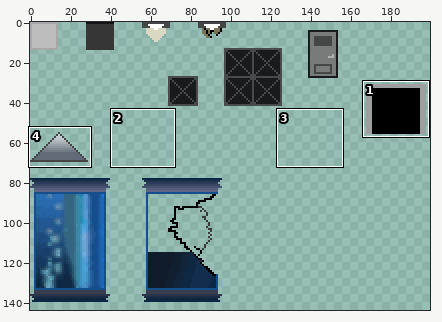
Sprite sheet -- Tile Sets.png. Above: a wide view before the commit, with the close-up outlined.
Close-up. Before the commit:
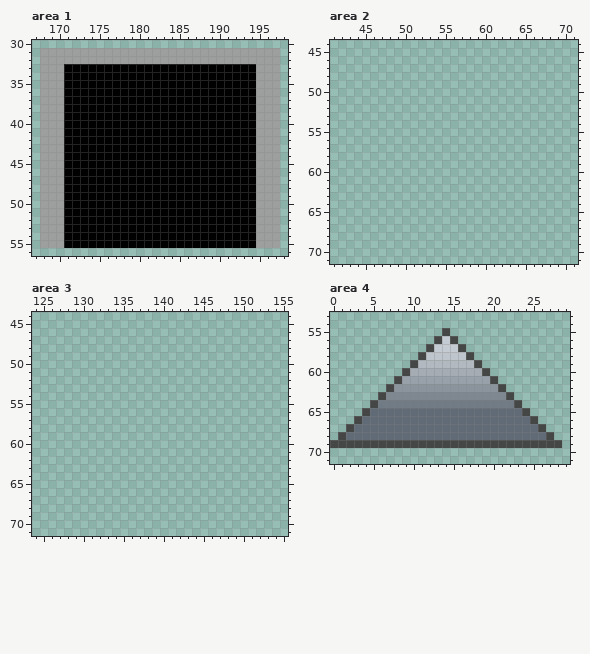
The file is 200x200 pixels. Pixels under 10% opacity are left out. Colours within 5 levels of each other are drawn and written as one. Shown: area 1: x 167..198, y 30..56; area 2: x 41..71, y 44..71; area 3: x 124..155, y 44..71; area 4: x 0..29, y 53..71. The old version is drawn lined up with the new one. The wide view leaves out empty margins. The commit also changed other parts of the picture, which this record leaves out.
The same view after the edit:
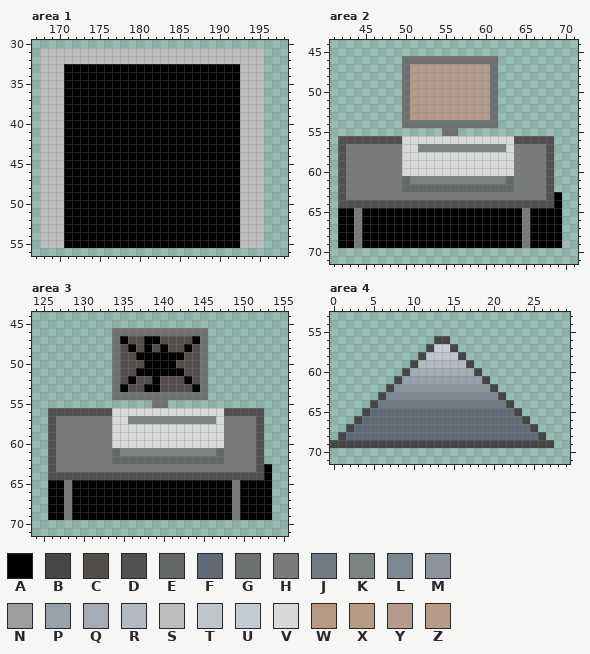
Palette (. is transparent): A #000000  B #454646  C #524d4b  D #515151  E #646967  F #616b77  G #6d7270  H #797b7a  J #717b85  K #7d8380  L #7f8791  M #8b949d  N #9d9f9f  P #98a0a9  Q #a5acb4  R #b2b9c0  S #bdbdbd  T #bfc5cc  U #c5cbd2  V #d7d9d8  W #b59886fe  X #b69986f8  Y #b59a8cf7  Z #b69b8cfe
The edit:
drawings rearranged on the sheet (the old picture shows each at its new place; 7 dropped ones are not shown)
Changed rows in their new state; - is an unchanged pixel.
Area 1:
first column x 168:
31 SSSSSSSSSSSSSSSSSSSSSSSSSSSS..
32 SSSSSSSSSSSSSSSSSSSSSSSSSSSS..
33 SSS----------------------SSS..
34 SSS----------------------SSS..
35 SSS----------------------SSS..
36 SSS----------------------SSS..
37 SSS----------------------SSS..
38 SSS----------------------SSS..
39 SSS----------------------SSS..
40 SSS----------------------SSS..
41 SSS----------------------SSS..
42 SSS----------------------SSS..
43 SSS----------------------SSS..
44 SSS----------------------SSS..
45 SSS----------------------SSS..
46 SSS----------------------SSS..
47 SSS----------------------SSS..
48 SSS----------------------SSS..
49 SSS----------------------SSS..
50 SSS----------------------SSS..
51 SSS----------------------SSS..
52 SSS----------------------SSS..
53 SSS----------------------SSS..
54 SSS----------------------SSS..
55 SSS----------------------SSS..
Area 2:
first column x 42:
46 --------GGGGGGGGGGGG--------
47 --------GZZZZZZZZZZG--------
48 --------GZZZZZZZZZZG--------
49 --------GZZZZZZZZZZG--------
50 --------GZZZZZZZZZZG--------
51 --------GXZZZZZZZZZG--------
52 --------GWWZZZZZZZZG--------
53 --------GWWWZZZZZZYG--------
54 --------GGGGGGGGGGGG--------
55 -------------GG-------------
56 DDDDDDDDVVVVVVVVVVVVVVDDDDD-
57 DHHHHHHHVVKKKKKKKKKKKVHHHHD-
58 DHHHHHHHVVVVVVVVVVVVVVHHHHD-
59 DHHHHHHHVVVVVVVVVVVVVVHHHHD-
60 DHHHHHHHVVVVVVVVVVVVVVHHHHD-
61 DHHHHHHHEKKKKKKKKKKKKEHHHHD-
62 DHHHHHHHEEEEEEEEEEEEEEHHHHD-
63 DHHHHHHHHHHHHHHHHHHHHHHHHHDA
64 DDDDDDDDDDDDDDDDDDDDDDDDDDDA
65 AAHAAAAAAAAAAAAAAAAAAAAHAAAA
66 AAHAAAAAAAAAAAAAAAAAAAAHAAAA
67 AAHAAAAAAAAAAAAAAAAAAAAHAAAA
68 AAHAAAAAAAAAAAAAAAAAAAAHAAAA
69 AAHAAAAAAAAAAAAAAAAAAAAHAAAA
Area 3:
first column x 126:
46 --------GGGGGGGGGGGG--------
47 --------GACCAACCCCAG--------
48 --------GCACACACCACG--------
49 --------GCCAAAAAACCG--------
50 --------GCCCAAAACCCG--------
51 --------GCCAAAAAACCG--------
52 --------GCACCACCCACG--------
53 --------GACCAACCCCAG--------
54 --------GGGGGGGGGGGG--------
55 -------------GG-------------
56 DDDDDDDDVVVVVVVVVVVVVVDDDDD-
57 DHHHHHHHVVKKKKKKKKKKKVHHHHD-
58 DHHHHHHHVVVVVVVVVVVVVVHHHHD-
59 DHHHHHHHVVVVVVVVVVVVVVHHHHD-
60 DHHHHHHHVVVVVVVVVVVVVVHHHHD-
61 DHHHHHHHEKKKKKKKKKKKKEHHHHD-
62 DHHHHHHHEEEEEEEEEEEEEEHHHHD-
63 DHHHHHHHHHHHHHHHHHHHHHHHHHDA
64 DDDDDDDDDDDDDDDDDDDDDDDDDDDA
65 AAHAAAAAAAAAAAAAAAAAAAAHAAAA
66 AAHAAAAAAAAAAAAAAAAAAAAHAAAA
67 AAHAAAAAAAAAAAAAAAAAAAAHAAAA
68 AAHAAAAAAAAAAAAAAAAAAAAHAAAA
69 AAHAAAAAAAAAAAAAAAAAAAAHAAAA
Area 4:
first column x 14:
55 .--------------
56 B.-------------
57 -B.------------
58 --B.-----------
59 ---B.----------
60 ----B.---------
61 -----B.--------
62 ------B.-------
63 -------B.------
64 --------B.-----
65 ---------B.----
66 ----------B.---
67 -----------B.--
68 ------------B.-
69 --------------.
Where, in picture pixels (left, top, right, bottom), the same in both close-ups:
changed: (40, 48, 280, 248)
added: (338, 56, 562, 248)
added: (48, 328, 272, 520)
changed: (442, 328, 562, 448)
